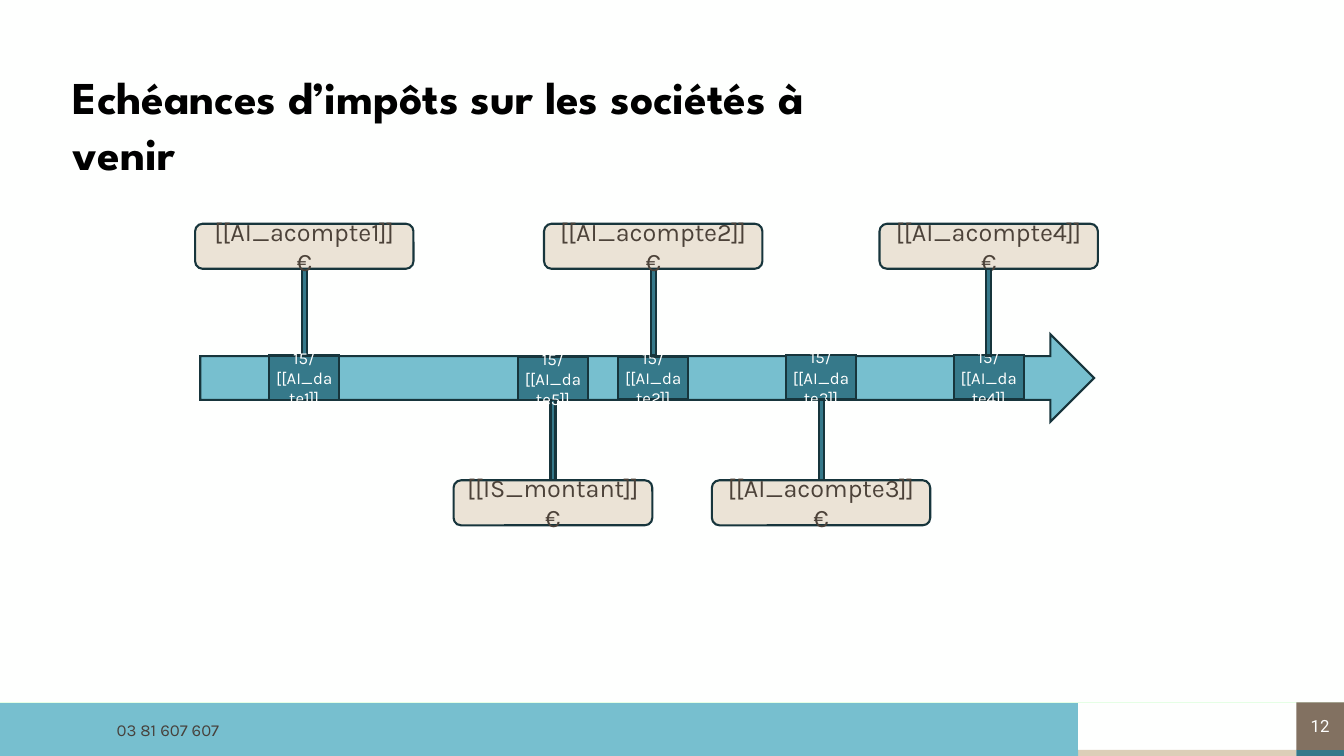
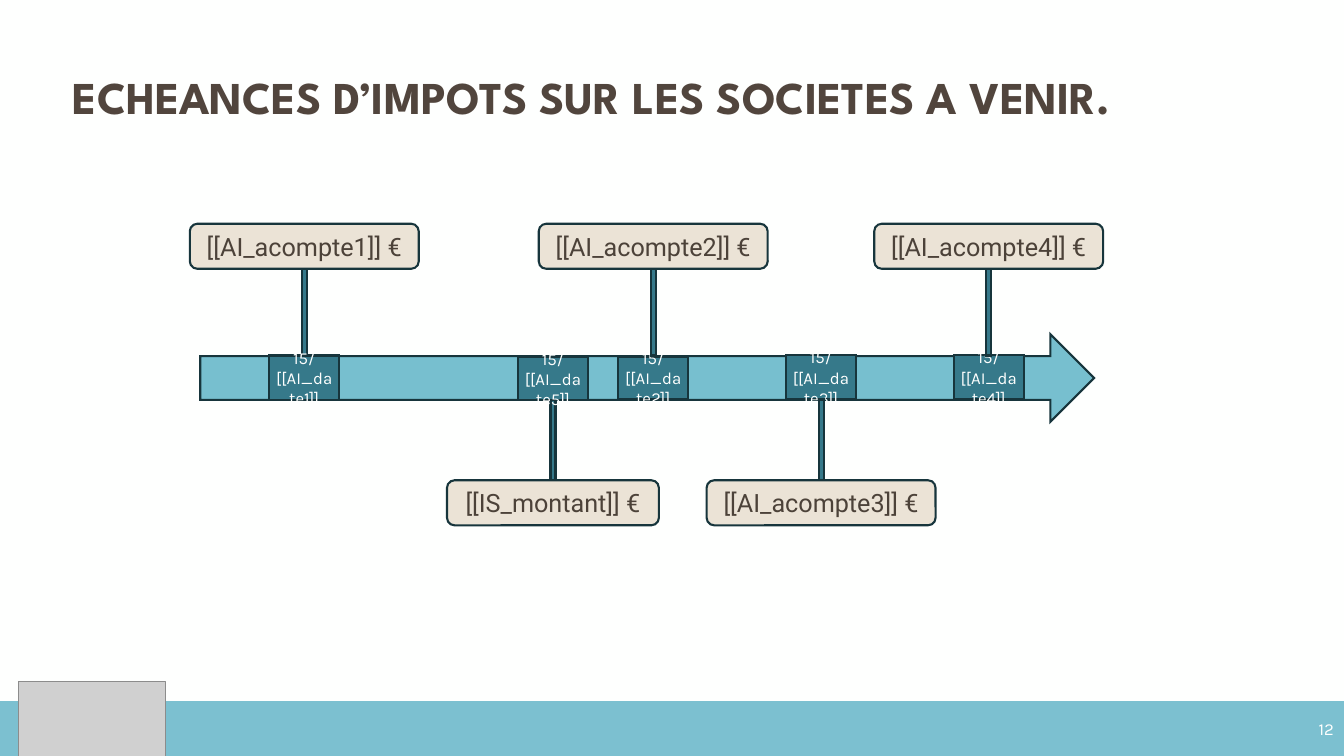
Before and after one commit to ldebouche/Projet1_lettre_fin_de_mission, a slide deck: slide 12 of backend/src/templates/modele_complet.pptm. Drawn at 1344x756 pixels with LibreOffice and Linux fonts; fonts in the diff are those of the drawing; grey boxes stand for pictures; background and template pictures are left out. Boxes give left, top, right and bottom in pixels: in the first picture for what was removed or moved away, otherwise in the second. Text is boxed around its words. In the diff, an @@ line names an element or a change of style, - is before the commit and + after.

```diff
--- a/backend/src/templates/modele_complet.pptm
+++ b/backend/src/templates/modele_complet.pptm
@@ text at box(73, 83, 1110, 115): text changed; text colour #000000 to #51453D @@
-Echéances d’impôts sur les sociétés à venir
+ECHEANCES D’IMPOTS SUR LES SOCIETES A VENIR.
@@ rounded rectangle "[[AI_acompte1]] €": place and size @@
-rounded rectangle "[[AI_acompte1]] €" at box(196, 224, 414, 269)
+rounded rectangle "[[AI_acompte1]] €" at box(190, 224, 418, 269)
@@ rounded rectangle "[[AI_acompte2]] €": place and size @@
-rounded rectangle "[[AI_acompte2]] €" at box(544, 224, 763, 269)
+rounded rectangle "[[AI_acompte2]] €" at box(538, 224, 767, 269)
@@ rounded rectangle "[[AI_acompte4]] €": place and size @@
-rounded rectangle "[[AI_acompte4]] €" at box(880, 224, 1099, 269)
+rounded rectangle "[[AI_acompte4]] €" at box(874, 224, 1103, 269)
@@ font Karla to Roboto in 5 elements at box(707, 480, 936, 525), box(538, 224, 767, 269), box(874, 224, 1103, 269), box(190, 224, 418, 269), box(447, 480, 658, 525) @@
@@ rounded rectangle "[[IS_montant]] €": place and size @@
-rounded rectangle "[[IS_montant]] €" at box(454, 480, 652, 525)
+rounded rectangle "[[IS_montant]] €" at box(447, 480, 658, 525)
@@ rounded rectangle "[[AI_acompte3]] €": place and size @@
-rounded rectangle "[[AI_acompte3]] €" at box(712, 480, 931, 525)
+rounded rectangle "[[AI_acompte3]] €" at box(707, 480, 936, 525)
@@ picture added at box(19, 683, 166, 756) @@
@@ freeform shape removed at box(0, 703, 1078, 750) @@
@@ rectangle added at box(0, 703, 1344, 756), fill #7CC0D0, outline #7CC0D0 1.5 pt @@
@@ page number: place and size @@
-page number at box(1297, 703, 1344, 750)
+page number at box(1297, 703, 1344, 756)
@@ page number at box(1297, 703, 1344, 756): font Roboto to Karla; alignment centre to right; fill #827161 to #7CC0D0; outline none to #7CC0D0 0.75 pt @@
@@ text removed at box(117, 725, 219, 736) @@
-03 81 607 607
@@ rectangle removed at box(0, 750, 1079, 756) @@
@@ rectangle removed at box(1079, 750, 1298, 756) @@
@@ rectangle removed at box(1297, 750, 1344, 756) @@
```
Also in this commit, not shown: 19 other slides changed, 20 other files.
